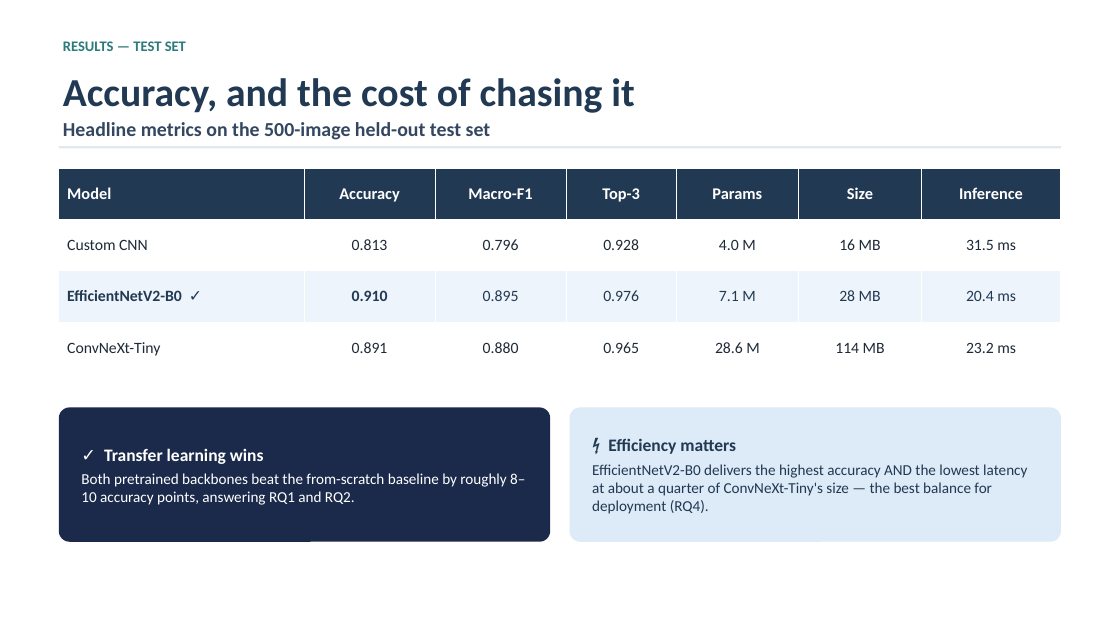
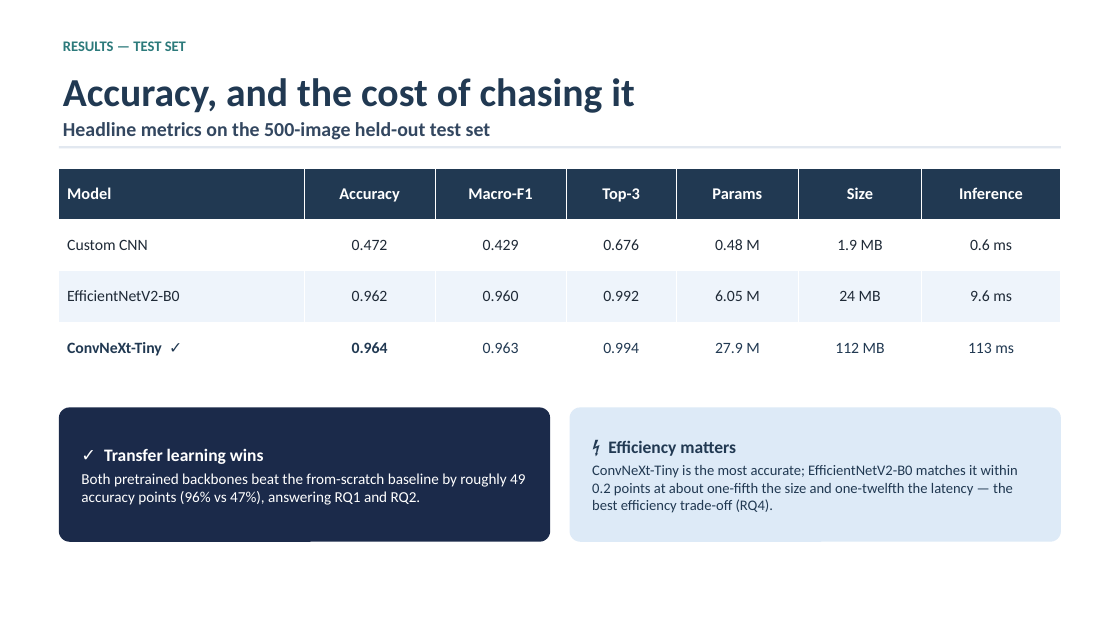
Before and after one commit to ATTezel/explainable-sports-classification, a slide deck: slide 8 of slides/sports_cnn_presentation.pptx. Drawn at 1120x630 pixels with LibreOffice and Linux fonts; fonts in the diff are those of the drawing. Boxes give left, top, right and bottom in pixels: in the first picture for what was removed or moved away, otherwise in the second. Text is boxed around its words. In the diff, an @@ line names an element or a change of style, - is before the commit and + after.

```diff
--- a/slides/sports_cnn_presentation.pptx
+++ b/slides/sports_cnn_presentation.pptx
@@ table at (59, 168, 1061, 374) @@
-row 2: Custom CNN | 0.813 | 0.796 | 0.928 | 4.0 M | 16 MB | 31.5 ms
+row 2: Custom CNN | 0.472 | 0.429 | 0.676 | 0.48 M | 1.9 MB | 0.6 ms
-row 3: EfficientNetV2-B0 ✓ | 0.910 | 0.895 | 0.976 | 7.1 M | 28 MB | 20.4 ms
+row 3: EfficientNetV2-B0 | 0.962 | 0.960 | 0.992 | 6.05 M | 24 MB | 9.6 ms
-row 4: ConvNeXt-Tiny | 0.891 | 0.880 | 0.965 | 28.6 M | 114 MB | 23.2 ms
+row 4: ConvNeXt-Tiny ✓ | 0.964 | 0.963 | 0.994 | 27.9 M | 112 MB | 113 ms
@@ text at (81, 473, 525, 505): text changed @@
-Both pretrained backbones beat the from-scratch baseline by roughly 8–10 accuracy points, answering RQ1 and RQ2.
+Both pretrained backbones beat the from-scratch baseline by roughly 49 accuracy points (96% vs 47%), answering RQ1 and RQ2.
@@ text at (592, 465, 1018, 513): text changed; size 13 to 12.5 pt @@
-EfficientNetV2-B0 delivers the highest accuracy AND the lowest latency at about a quarter of ConvNeXt-Tiny's size — the best balance for deployment (RQ4).
+ConvNeXt-Tiny is the most accurate; EfficientNetV2-B0 matches it within 0.2 points at about one-fifth the size and one-twelfth the latency — the best efficiency trade-off (RQ4).
```
Also in this commit, not shown: 7 other slides changed, 17 other files.
